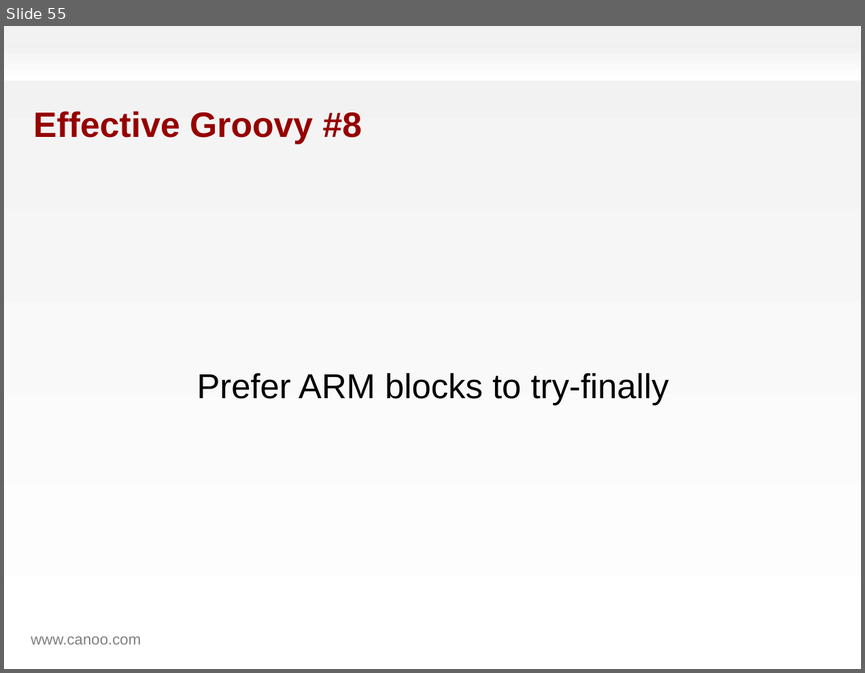
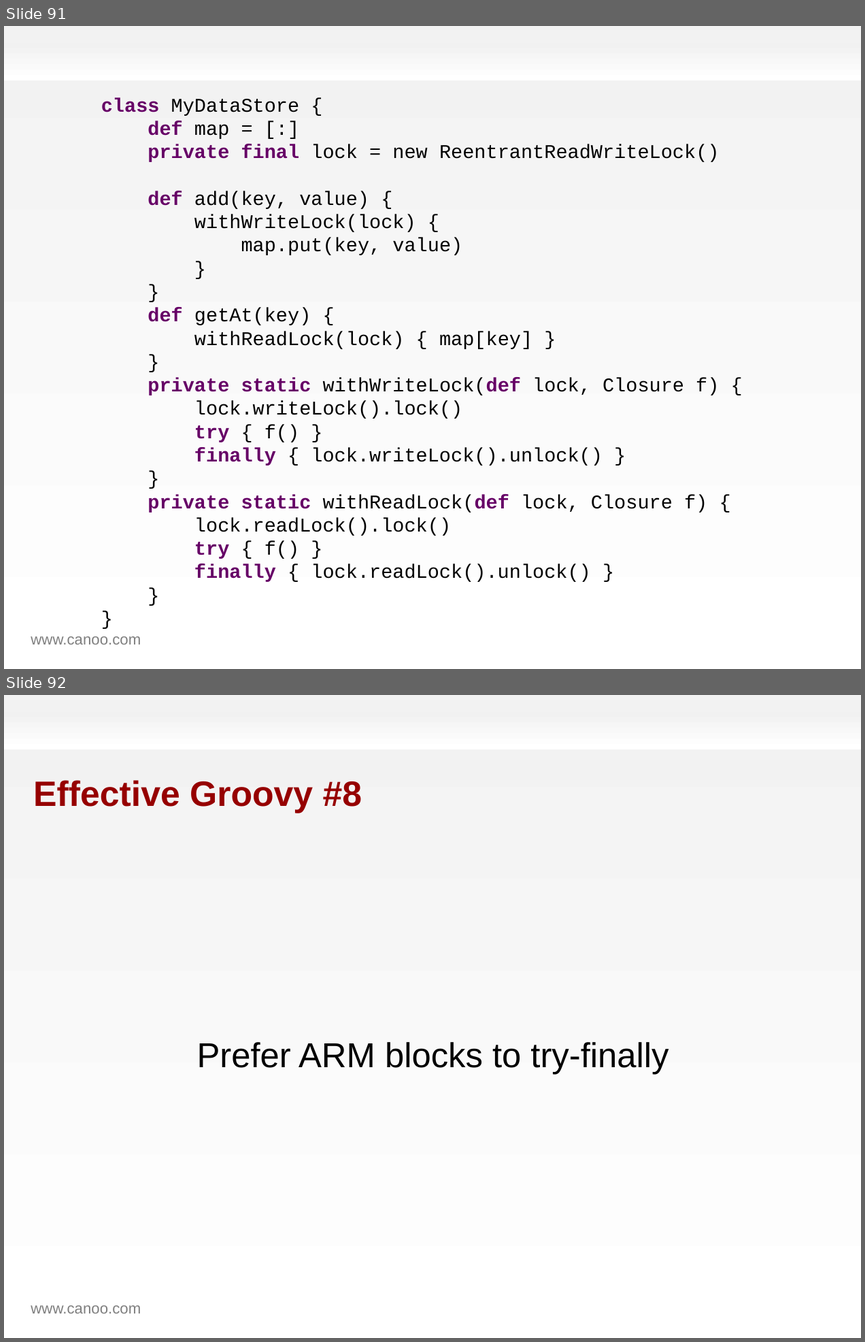
Before and after one commit to HamletDRC/presentations, a slide deck: effectivegroovy/effectivegroovy_gr82011.odp. Shown one above the other, each under a label of ours: slide 55 before the commit, slides 91 and 92 after it. The pictures are 865x673 and 865x1342 pixels, drawn with LibreOffice and Linux fonts; fonts in the diff are those of the drawing; background and template pictures are left out. Boxes give left, top, right and bottom in pixels: in the first picture for what was removed or moved away, otherwise in the second. Text is boxed around its words. In the diff, an @@ line names an element or a change of style, - is before the commit and + after.

```diff
--- a/effectivegroovy/effectivegroovy_gr82011.odp
+++ b/effectivegroovy/effectivegroovy_gr82011.odp
@@ slide 91 added at box(4, 26, 861, 669), background gradient #F2F2F2 to #FFFFFF; not listed: 2 template elements that a slide beside it also shows @@
@@ text added at box(101, 97, 719, 582), 18 pt, text #000000 @@
+class MyDataStore {
+def map = [:]
+private final lock = new ReentrantReadWriteLock()
+def add(key, value) {
+withWriteLock(lock) {
+map.put(key, value)
+}
+}
+def getAt(key) {
+withReadLock(lock) { map[key] }
+}
+private static withWriteLock(def lock, Closure f) {
+lock.writeLock().lock()
+try { f() }
+finally { lock.writeLock().unlock() }
+}
+private static withReadLock(def lock, Closure f) {
+lock.readLock().lock()
+try { f() }
+finally { lock.readLock().unlock() }
+}
+}
@@ what was slide 55 is now slide 92 @@
```
Also in this commit, not shown: 7 slides changed, 48 other slides added, 2 slides removed, 7 other files.
